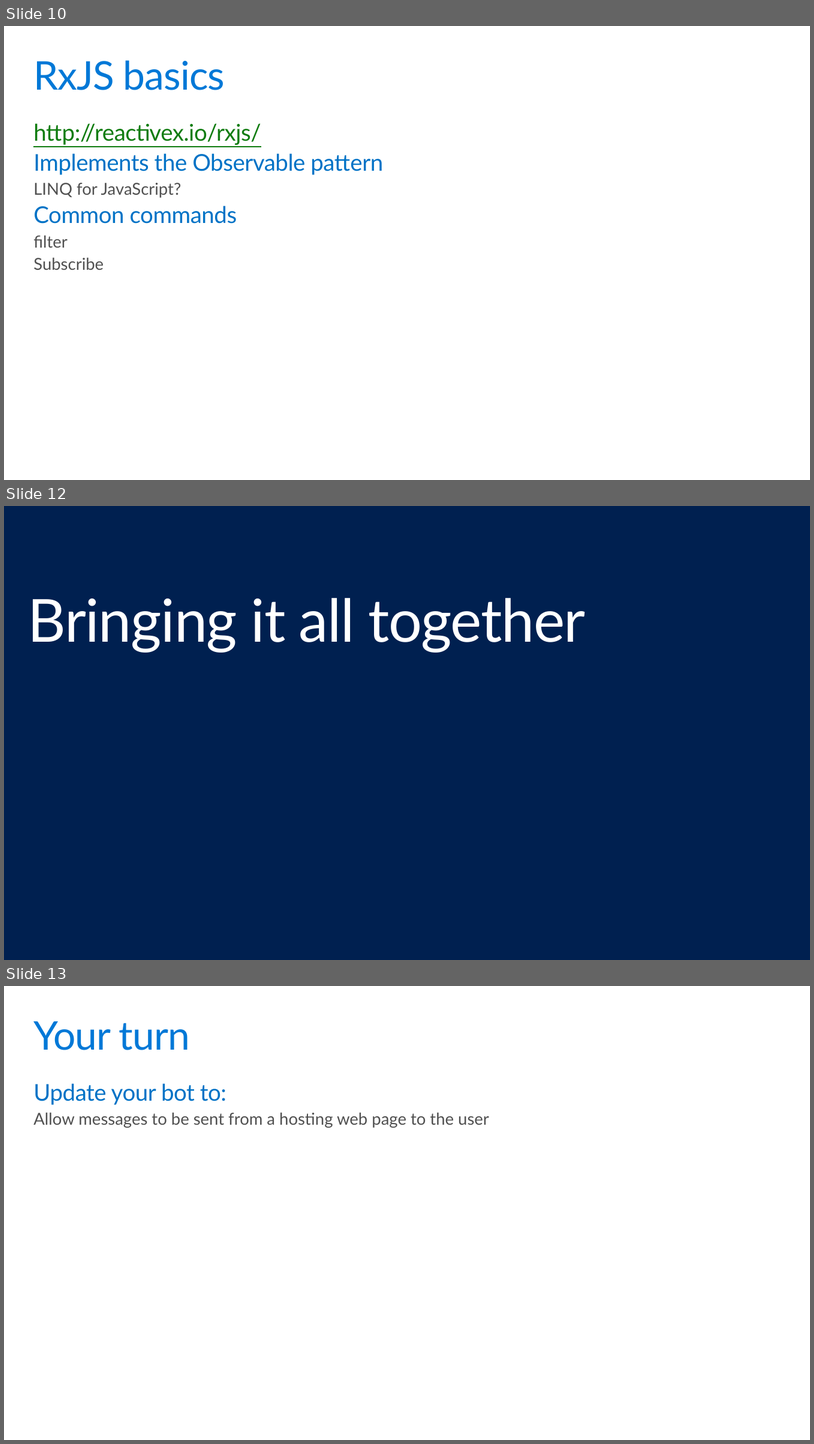
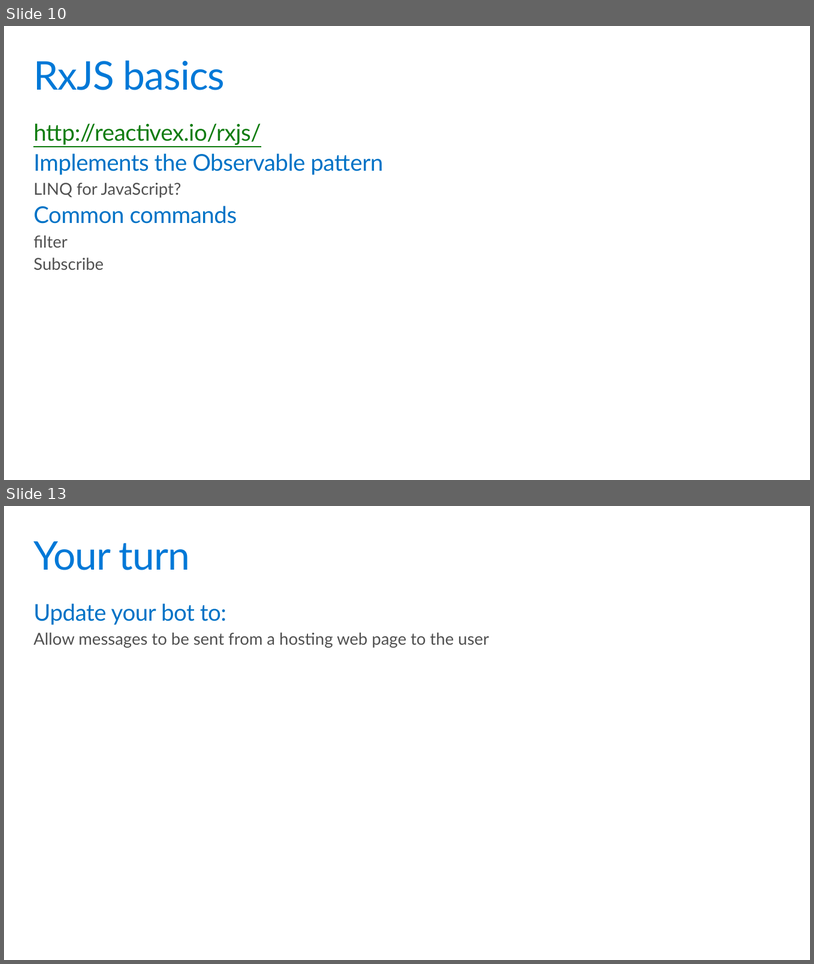
Before and after one commit to MissionMarsFourthHorizon/operation-max, a slide deck: Slides/8 - Backchannel.pptx. Shown one above the other, each under a label of ours: slides 10, 12 and 13 before the commit, slides 10 and 13 after it; the slides between them are not shown. The pictures are 814x1444 and 814x964 pixels, drawn with LibreOffice and Linux fonts; fonts in the diff are those of the drawing. Boxes give left, top, right and bottom in pixels: in the first picture for what was removed or moved away, otherwise in the second. Text is boxed around its words. In the diff, an @@ line names an element or a change of style, - is before the commit and + after.

```diff
--- a/Slides/8 - Backchannel.pptx
+++ b/Slides/8 - Backchannel.pptx
@@ slide 12 removed at [4,506,810,960], background #002050 @@
@@ title removed at [28,598,585,652] @@
-Bringing it all together
```
Also in this commit, not shown: 1 slide added, 1 other file.
